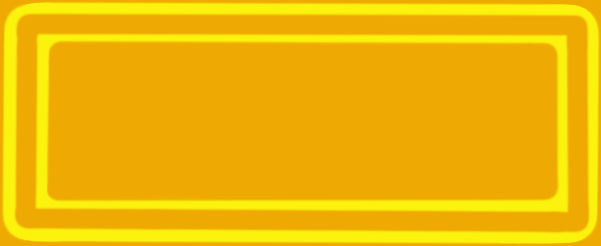
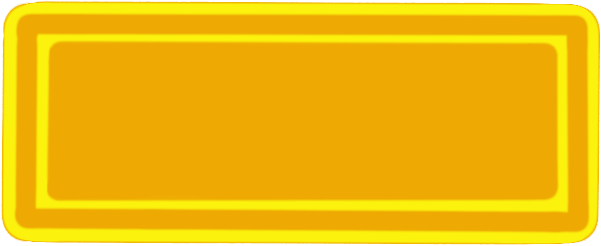
Revision of a layered 601 x 246 image; what changed, layer by layer:
renamed "Layer 2" to "Background Merged", painted on it over (0, 0, 601, 246)
removed layer "Layer 3" over (0, 0, 601, 246)
removed layer "Background" over (0, 0, 601, 246)
